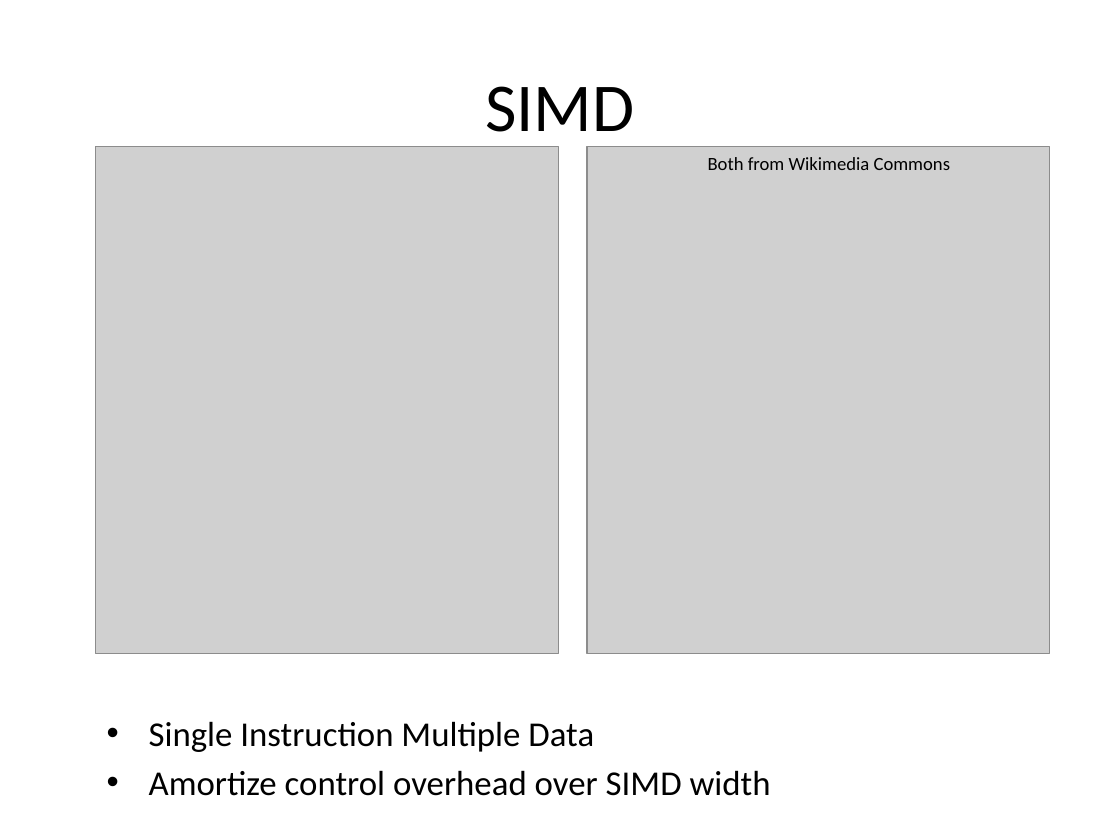
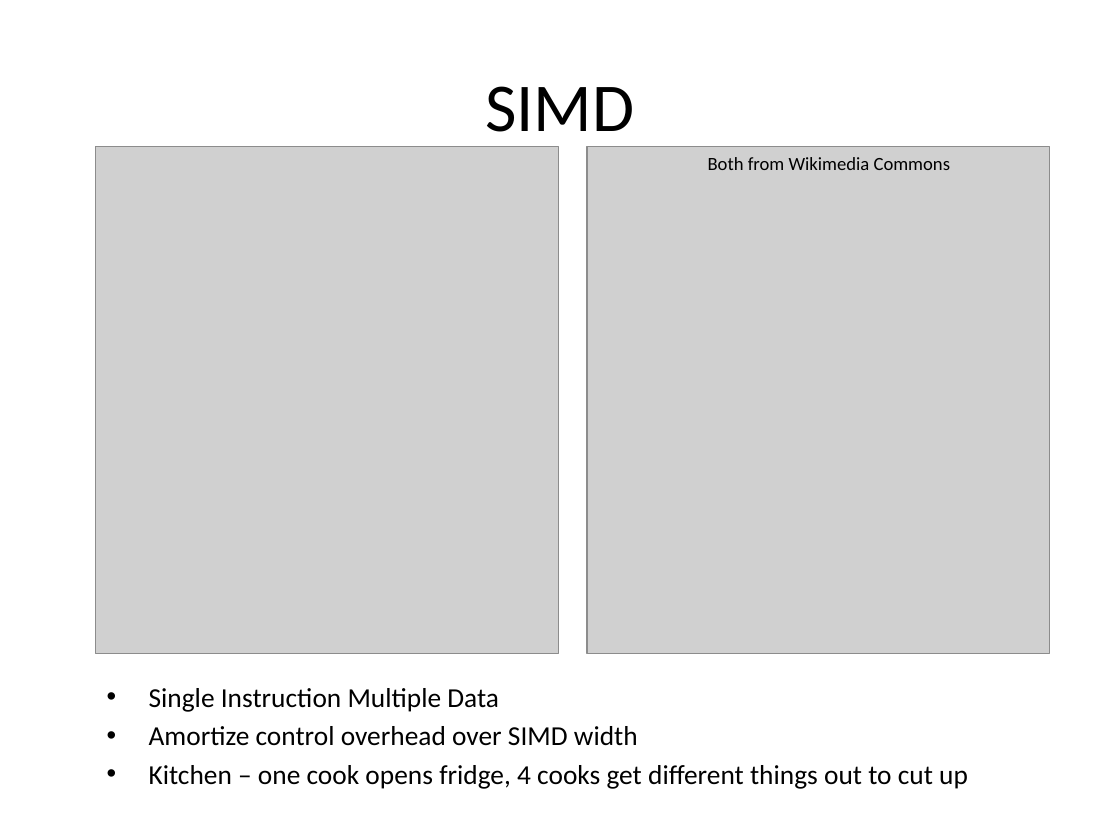
Before and after one commit to sellitforcache/cuda_tut, a slide deck: slide 4 of cuda_tut.pptx. Drawn at 1120x840 pixels with LibreOffice and Linux fonts; fonts in the diff are those of the drawing; grey boxes stand for pictures. Boxes give left, top, right and bottom in pixels: in the first picture for what was removed or moved away, otherwise in the second. Text is boxed around its words. In the diff, an @@ line names an element or a change of style, - is before the commit and + after.

```diff
--- a/cuda_tut.pptx
+++ b/cuda_tut.pptx
@@ text "Single Instruction Multiple Data": place and size @@
-text "Single Instruction Multiple Data" at [149,721,771,796]
+text "Single Instruction Multiple Data" at [149,688,968,789]
@@ text at [149,688,638,746]: size 22.4 to 17.6 pt in "Single Instruction Multiple Data", "Amortize control overhead over SIMD width" @@
@@ text at [149,765,968,789]: paragraph added @@
+• Kitchen – one cook opens fridge, 4 cooks get different things out to cut up
```
Also in this commit, not shown: 5 other slides changed.
